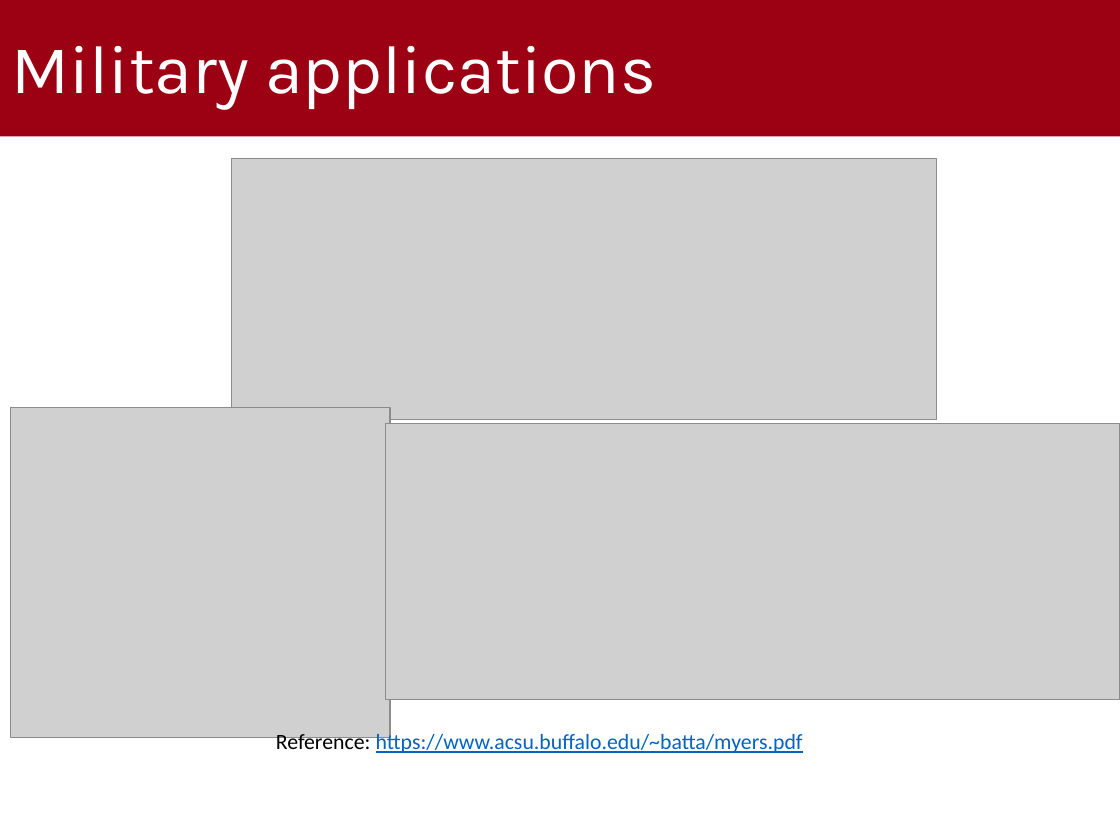
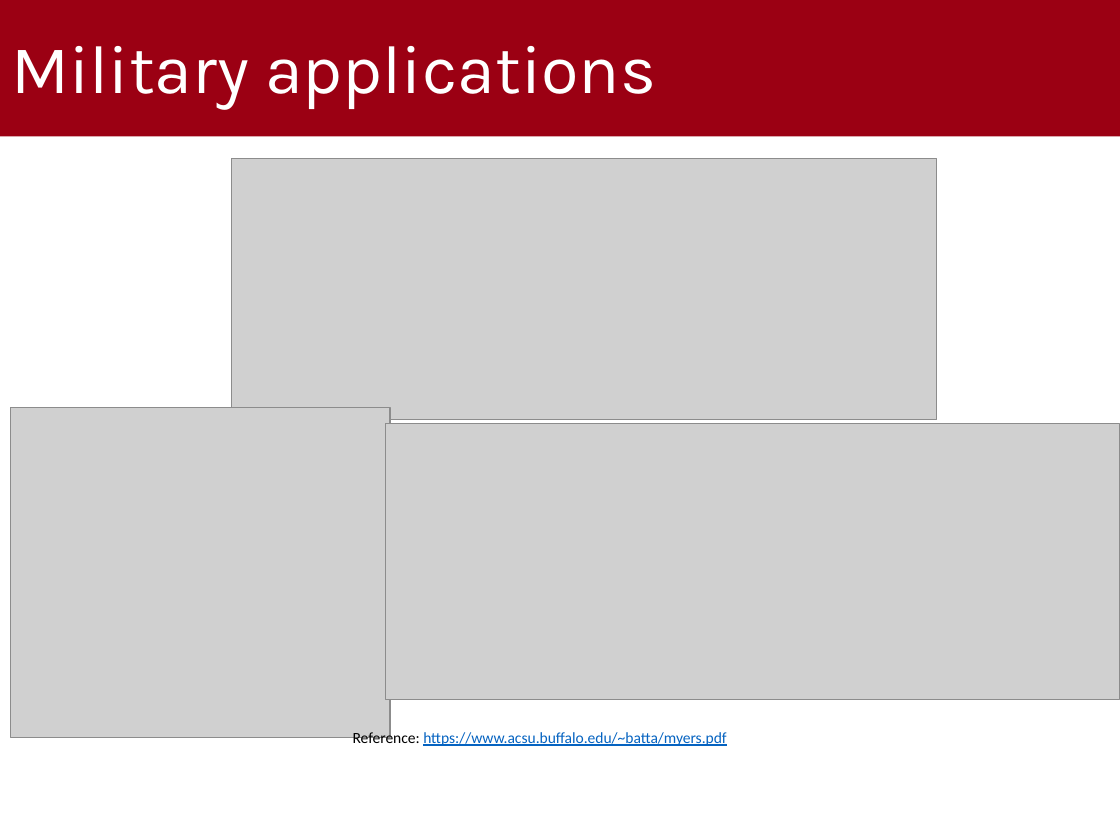
Before and after one commit to gabrielrovesti/WNMA-UAV-Route-Planning-Survey, a slide deck: slide 17 of 2 - Slides/UAV Route Planning Strategies.pptx. Drawn at 1120x840 pixels with LibreOffice and Linux fonts; fonts in the diff are those of the drawing; grey boxes stand for pictures; background and template pictures are left out. Boxes give left, top, right and bottom in pixels: in the first picture for what was removed or moved away, otherwise in the second. Text is boxed around its words. In the diff, an @@ line names an element or a change of style, - is before the commit and + after.

```diff
--- a/2 - Slides/UAV Route Planning Strategies.pptx
+++ b/2 - Slides/UAV Route Planning Strategies.pptx
@@ text "Reference: https://www.acsu.buffalo.edu/~batta/myers.pdf" at (353,729,726,746): size 14 to 10 pt @@
```
Also in this commit, not shown: 18 other slides changed, 1 slide added, 1 slide removed, 1 other file.
